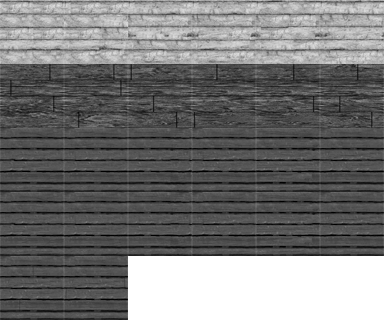
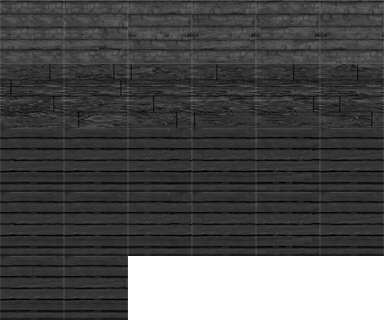
Layered file, before and after one edit (384×320). Changes by layer:
painted on "Wood_tavern_seams_gt-h" over [0, 128, 384, 320]
painted on "shipdeck-2-4e-f" over [0, 64, 384, 128]
painted on "plankfloor-1-4e-f" over [0, 0, 384, 64]
